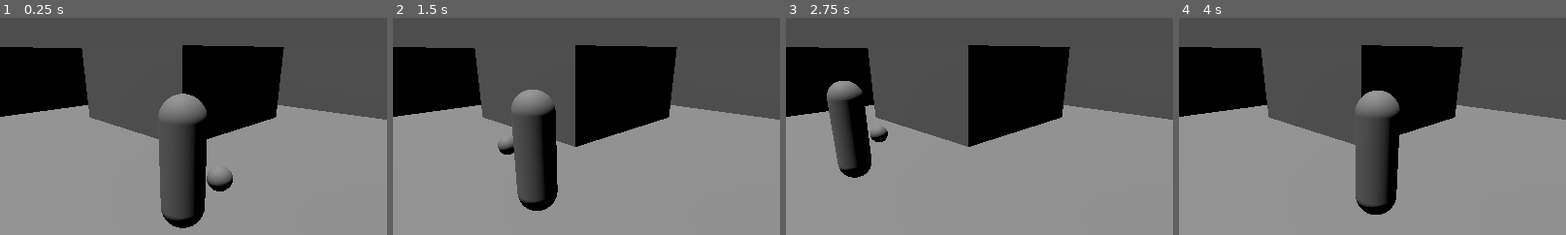
Above: before the commit, frames 1-4 (left to right).
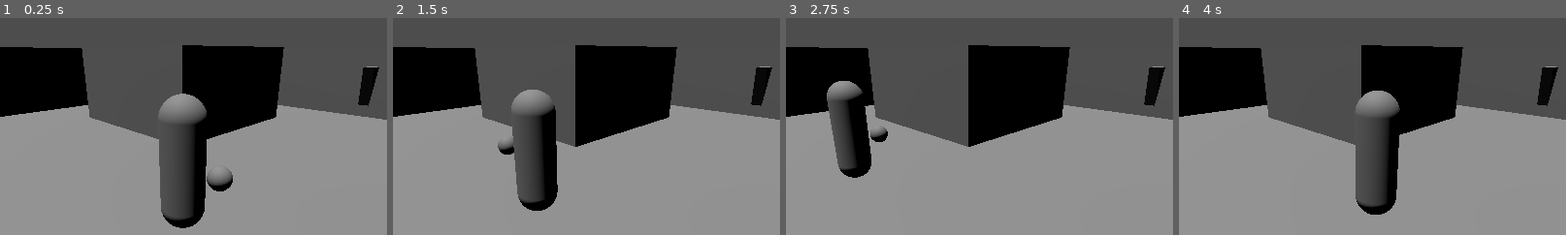
Above: after the commit, the same moments.

Repository: JohnGabrielUK/CallsignHangman
Game: Godot game, scene res://scenes/game.tscn
Same seed, same stepped clock (60 frames per second), same inputs: the game is played once before the commit and once after it. The project has no main scene, so this scene is started directly.
Inputs:
- Up to frame 1 (0.25 s): no input
- Up to frame 2 (1.5 s): tap Enter at 0.5 s; hold Right (right) 0.53-1.28 s; tap E (interact) at 0.6, 1.35 s; hold Down (down) from 1.28 s (still down)
- Up to frame 3 (2.75 s): release Down (down) at 2.03 s; hold Right (right) from 2.03 s (still down); tap E (interact) at 2.1 s
- Up to frame 4 (4 s): release Right (right) at 2.78 s; hold Up (up) 2.78-3.53 s; tap E (interact) at 2.85, 3.6 s; hold Left (left) from 3.53 s (still down)
The pictures show only the part of the screen within x 26-76%, y 19-69%; the shares and areas given below are measured in that part.

The runs differ from the first frame. In frame 1, 0.6% of the frame differs, in the area x 92-98%, y 22-41%; in frame 2, 0.6%; in frame 3, 0.6%; in frame 4, 0.6%.

Commit message:
Implement rescuing scientists

Diff:
--- /dev/null
+++ b/game/objects/rescue_zone.gd
@@ -0,0 +1,5 @@
+extends Area3D
+
+func _on_body_entered(body : Node3D) -> void:
+	if body is Scientist:
+		body.rescue()
--- /dev/null
+++ b/game/objects/rescue_zone.tscn
@@ -0,0 +1,22 @@
+[gd_scene load_steps=4 format=3 uid="uid://bw5rrpk6hrhtj"]
+
+[ext_resource type="Script" path="res://objects/rescue_zone.gd" id="1_cpuuv"]
+
+[sub_resource type="CylinderShape3D" id="CylinderShape3D_i2jdk"]
+radius = 3.0
+
+[sub_resource type="PrismMesh" id="PrismMesh_f0chl"]
+size = Vector3(0.5, 1, 0.25)
+
+[node name="RescueZone" type="Area3D"]
+script = ExtResource("1_cpuuv")
+
+[node name="CollisionShape3D" type="CollisionShape3D" parent="."]
+transform = Transform3D(1, 0, 0, 0, 1, 0, 0, 0, 1, 0, 1, 0)
+shape = SubResource("CylinderShape3D_i2jdk")
+
+[node name="MeshInstance3D" type="MeshInstance3D" parent="."]
+transform = Transform3D(-1, 8.74228e-08, 0, -8.74228e-08, -1, 0, 0, 0, 1, 0, 1, 0)
+mesh = SubResource("PrismMesh_f0chl")
+
+[connection signal="body_entered" from="." to="." method="_on_body_entered"]
--- /dev/null
+++ b/game/objects/scenario_controller.gd
@@ -0,0 +1,24 @@
+extends Node
+
+enum ScientistState {ALIVE, DEAD, RESCUED}
+
+var scientist_states : Array = [ScientistState.ALIVE]
+
+func _on_scientist_dead(scientist_id : int) -> void:
+	scientist_states[scientist_id] = ScientistState.DEAD
+
+func _on_scientist_rescued(scientist_id : int) -> void:
+	scientist_states[scientist_id] = ScientistState.RESCUED
+
+func evaluate_game_state() -> void:
+	var all_dead : bool = true
+	var all_rescued : bool = true
+	for state in scientist_states:
+		if state != ScientistState.DEAD: all_dead = false
+		if state != ScientistState.RESCUED: all_rescued = false
+	if all_dead:
+		pass # Bad ending
+		print("All dead.")
+	elif all_rescued:
+		print("All rescued!")
+		pass # Good ending
--- /dev/null
+++ b/game/objects/scenario_controller.tscn
@@ -0,0 +1,3 @@
+[gd_scene format=3 uid="uid://b7qd64alhfsdp"]
+
+[node name="ScenarioController" type="Node"]
--- a/game/objects/scientist.gd
+++ b/game/objects/scientist.gd
@@ -7,8 +7,17 @@
 
 enum State {NOT_YET_MET, FOLLOWING_PLAYER, WAITING}
 
+@export var id : int
+
 @onready var current_state : int = State.NOT_YET_MET
 var following : Node3D
+
+signal dead
+signal rescued
+
+func rescue() -> void:
+	emit_signal("rescued", id)
+	queue_free()
 
 func interact(by_whom : Node3D) -> void:
 	match current_state:
--- a/game/objects/test_environment.tscn
+++ b/game/objects/test_environment.tscn
@@ -53,6 +53,9 @@
 
 [sub_resource type="BoxShape3D" id="BoxShape3D_k2tfo"]
 size = Vector3(2, 2, 2)
+
+[sub_resource type="BoxShape3D" id="BoxShape3D_1hovn"]
+size = Vector3(4, 2, 4)
 
 [node name="TestEnvironment" type="Node3D"]
 
@@ -177,7 +180,17 @@
 [node name="FixedCamera" parent="CameraTrigger4" instance=ExtResource("1_xwsm6")]
 transform = Transform3D(0.707107, 0.353553, -0.612372, 0, 0.866026, 0.5, 0.707107, -0.353553, 0.612372, -0.75, 1, 0.5)
 
+[node name="CameraTrigger5" parent="." instance=ExtResource("1_vipos")]
+transform = Transform3D(1, 0, 0, 0, 1, 0, 0, 0, 1, 4, 1, 0)
+
+[node name="CollisionShape3D" type="CollisionShape3D" parent="CameraTrigger5"]
+shape = SubResource("BoxShape3D_1hovn")
+
+[node name="FixedCamera" parent="CameraTrigger5" instance=ExtResource("1_xwsm6")]
+transform = Transform3D(-0.422618, 0.23457, -0.875426, 0, 0.965926, 0.258819, 0.906308, 0.109382, -0.408218, -4, 0.75, -1.5)
+
 [connection signal="player_entered" from="CameraTrigger1" to="CameraTrigger1/FixedCamera" method="_on_player_entered"]
 [connection signal="player_entered" from="CameraTrigger2" to="CameraTrigger2/FixedCamera" method="_on_player_entered"]
 [connection signal="player_entered" from="CameraTrigger3" to="CameraTrigger3/FixedCamera" method="_on_player_entered"]
 [connection signal="player_entered" from="CameraTrigger4" to="CameraTrigger4/FixedCamera" method="_on_player_entered"]
+[connection signal="player_entered" from="CameraTrigger5" to="CameraTrigger5/FixedCamera" method="_on_player_entered"]
--- a/game/scenes/game.tscn
+++ b/game/scenes/game.tscn
@@ -1,8 +1,11 @@
-[gd_scene load_steps=4 format=3 uid="uid://c0w0dwk2kt8ui"]
+[gd_scene load_steps=7 format=3 uid="uid://c0w0dwk2kt8ui"]
 
 [ext_resource type="PackedScene" uid="uid://t6dpi31d2sex" path="res://objects/player.tscn" id="1_ytbug"]
 [ext_resource type="PackedScene" uid="uid://dcrwutnx4ie42" path="res://objects/scientist.tscn" id="2_gy11l"]
 [ext_resource type="PackedScene" uid="uid://c6v7umskfu1nu" path="res://objects/test_environment.tscn" id="2_tkfk2"]
+[ext_resource type="PackedScene" uid="uid://bw5rrpk6hrhtj" path="res://objects/rescue_zone.tscn" id="4_0ni5i"]
+[ext_resource type="PackedScene" uid="uid://b7qd64alhfsdp" path="res://objects/scenario_controller.tscn" id="4_yfld4"]
+[ext_resource type="Script" path="res://objects/scenario_controller.gd" id="5_n211s"]
 
 [node name="Game" type="Node3D"]
 
@@ -12,3 +15,12 @@
 transform = Transform3D(1, 0, 0, 0, 1, 0, 0, 0, 1, -7, 0, 0)
 
 [node name="TestEnvironment" parent="." instance=ExtResource("2_tkfk2")]
+
+[node name="RescueZone" parent="." instance=ExtResource("4_0ni5i")]
+transform = Transform3D(1, 0, 0, 0, 1, 0, 0, 0, 1, 7, 0, 0)
+
+[node name="ScenarioController" parent="." instance=ExtResource("4_yfld4")]
+script = ExtResource("5_n211s")
+
+[connection signal="dead" from="Scientist" to="ScenarioController" method="_on_scientist_dead"]
+[connection signal="rescued" from="Scientist" to="ScenarioController" method="_on_scientist_rescued"]
Not shown: 1 places in game/objects/test_environment.tscn that only renumber resources
